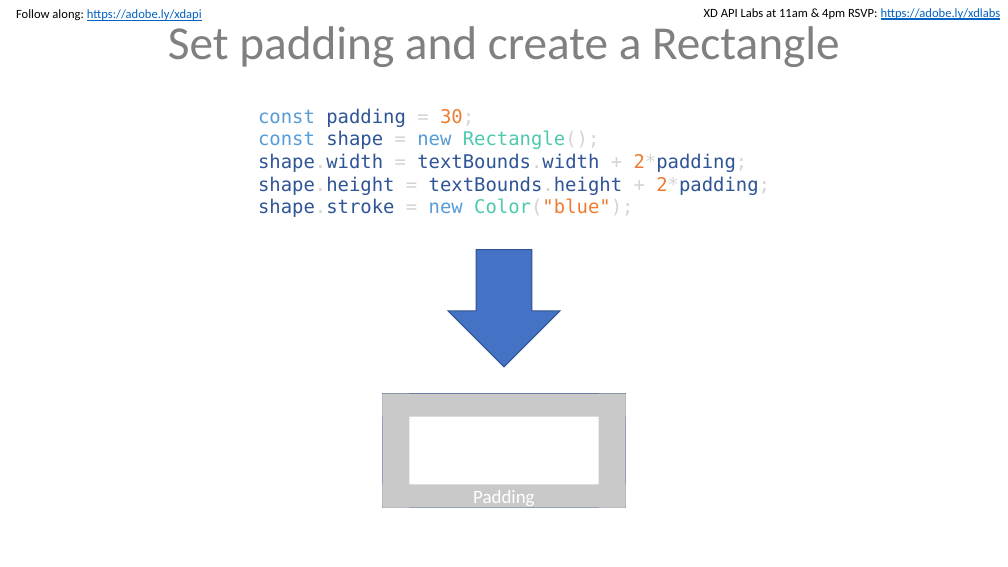
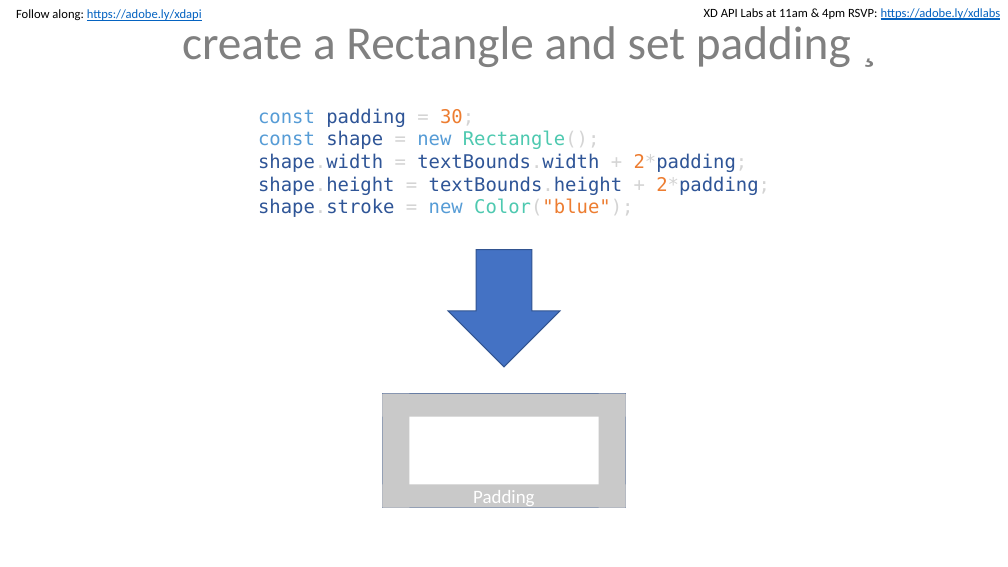
Before and after one commit to dkstevekwak/xd-plugin-labs, a slide deck: slide 17 of max-labs.pptx (slide 16 before the commit). Drawn at 1008x567 pixels with LibreOffice and Linux fonts; fonts in the diff are those of the drawing. Boxes give left, top, right and bottom in pixels: in the first picture for what was removed or moved away, otherwise in the second. Text is boxed around its words. In the diff, an @@ line names an element or a change of style, - is before the commit and + after.

```diff
--- a/max-labs.pptx
+++ b/max-labs.pptx
@@ text at (x1=182, y1=20, x2=851, y2=67): text changed @@
-Set padding and create a Rectangle
+create a Rectangle and set padding ¸
```
Also in this commit, not shown: 2 other slides changed, 2 slides added, 5 other files.
